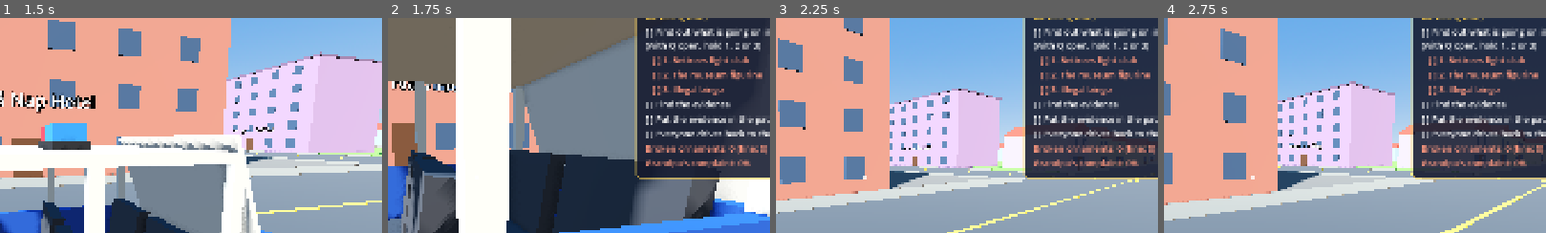
Above: before the commit, frames 1-4 (left to right).
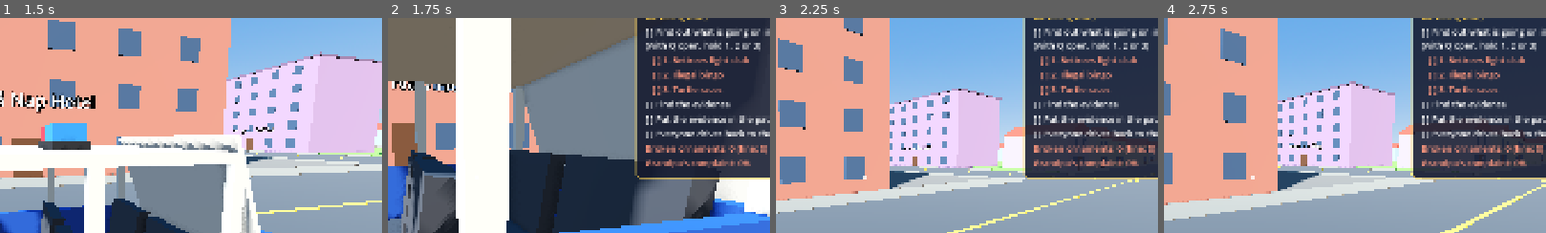
Above: after the commit, the same moments.

Repository: cristiangelini/BPD
Game: Godot game, scene res://scenes/levels/grandpa_house.tscn
The game is run twice, just before and just after one commit, with the same random seed, the same clock (stepped at 60 frames per second) and the same inputs. This scene is started directly instead of the project's main scene.
Inputs (mouse positions are % of the whole screen's width and height, from its top left):
- Up to frame 1 (1.5 s): tap Enter at 0.5 s; move the mouse to (72, 45) at 0.52 s; hold D (move_right) 0.53-1.28 s; hold R (ask) 0.53-1.28 s; click (72, 45) at 0.67 s; tap Space (jump) at 0.77, 1.07 s; tap T (radio) at 0.8, 1.35 s; move the mouse to (45, 50) at 1.27 s; hold W (move_forward) from 1.28 s (still down); click (45, 50) at 1.42 s
- Up to frame 2 (1.75 s): keep holding W (move_forward); tap Space (jump) at 1.52 s; tap Shift (run) at 1.55 s
- Up to frame 3 (2.25 s): keep holding W (move_forward); tap Space (jump) at 1.82 s; move the mouse to (52, 48) at 2.02 s; hold Shift (run) from 2.03 s (still down); click (52, 48) at 2.17 s
- Up to frame 4 (2.75 s): keep holding W (move_forward); keep holding Shift (run); tap E (use) at 2.3 s
The pictures show only the part of the screen within x 38-88%, y 13-63%; the shares and areas given below are measured in that part.

Frame 1 is identical in both runs. In frame 2, 0.8% of the frame differs, in the area x 74-98%, y 24-36%; in frame 3, 0.8%; in frame 4, 0.8%.

Commit message:
Grandpa story: the pirate radio
A 35 kg transmitter (1200) in a heavy hiding spot, found with the cop
radio: holding T shows static bars that grow near it. Three soap opera
tapes wait in the drawers.

Co-Authored-By: Claude Opus 5.5 (1M context) <noreply@anthropic.com>
Claude-Session: https://claude.ai/code/session_01UXwRy4nCUmp8Zcg5tBLZhH

Diff:
--- /dev/null
+++ b/scenes/case/radio_story.tres
@@ -0,0 +1,20 @@
+[gd_resource type="Resource" script_class="CaseStory" load_steps=5 format=3]
+
+[ext_resource type="Script" path="res://scripts/case/case_story.gd" id="1_story"]
+[ext_resource type="PackedScene" path="res://scenes/props/radio_transmitter.tscn" id="2_radio"]
+[ext_resource type="PackedScene" path="res://scenes/props/radio_tape.tscn" id="3_tape"]
+[ext_resource type="Script" path="res://scripts/case/radio_rig.gd" id="4_rig"]
+
+[resource]
+script = ExtResource("1_story")
+id = "radio"
+briefing = PackedStringArray("BRIEF_RIGHT", "BRIEF_RADIO_B", "BRIEF_RADIO_C", "BRIEF_RADIO_D")
+evidence = Array[PackedScene]([ExtResource("2_radio")])
+item_keys = PackedStringArray("transmitter")
+find_key = "OBJ_FIND_RADIO"
+heavy = Array[bool]([true])
+half_heights = Array[float]([0.25])
+drawer_evidence = ExtResource("3_tape")
+drawer_count = 3
+cat_item = 0
+rig = ExtResource("4_rig")
--- /dev/null
+++ b/scenes/props/radio_tape.tscn
@@ -0,0 +1,26 @@
+[gd_scene format=3]
+
+[ext_resource type="Script" path="res://scripts/props/evidence.gd" id="1"]
+[ext_resource type="PackedScene" path="res://assets/models/radio_tape.glb" id="2"]
+
+[sub_resource type="BoxShape3D" id="Shape"]
+size = Vector3(0.1, 0.017, 0.065)
+
+[node name="RadioTape" type="RigidBody3D"]
+collision_layer = 4
+collision_mask = 15
+mass = 0.2
+script = ExtResource("1")
+full_value = 80.0
+
+[node name="Shape" type="CollisionShape3D" parent="."]
+shape = SubResource("Shape")
+
+[node name="Model" parent="." instance=ExtResource("2")]
+
+[node name="ValueLabel" type="Label3D" parent="."]
+transform = Transform3D(1, 0, 0, 0, 1, 0, 0, 0, 1, 0, 0.12, 0)
+billboard = 1
+pixel_size = 0.004
+outline_size = 8
+text = "80"
--- /dev/null
+++ b/scenes/props/radio_transmitter.tscn
@@ -0,0 +1,26 @@
+[gd_scene format=3]
+
+[ext_resource type="Script" path="res://scripts/props/evidence.gd" id="1"]
+[ext_resource type="PackedScene" path="res://assets/models/radio_transmitter.glb" id="2"]
+
+[sub_resource type="BoxShape3D" id="Shape"]
+size = Vector3(0.7, 0.5, 0.45)
+
+[node name="RadioTransmitter" type="RigidBody3D"]
+collision_layer = 4
+collision_mask = 15
+mass = 35.0
+script = ExtResource("1")
+full_value = 1200.0
+
+[node name="Shape" type="CollisionShape3D" parent="."]
+shape = SubResource("Shape")
+
+[node name="Model" parent="." instance=ExtResource("2")]
+
+[node name="ValueLabel" type="Label3D" parent="."]
+transform = Transform3D(1, 0, 0, 0, 1, 0, 0, 0, 1, 0, 0.95, 0)
+billboard = 1
+pixel_size = 0.004
+outline_size = 8
+text = "1200"
--- /dev/null
+++ b/scripts/case/radio_rig.gd
@@ -0,0 +1,36 @@
+class_name RadioRig
+extends StoryRig
+
+## The pirate radio (historias.md): the grandpa broadcasts radio soap operas from a transmitter too heavy for one
+## cop. Holding the cop radio (T) crackles with static all over the house, and the closer the transmitter, the louder.
+
+## Evidence order in radio_story.tres: the transmitter.
+const TRANSMITTER := 0
+## Static bars go from 1 anywhere (the interference) to 5 right next to the transmitter (propuesta).
+const MAX_BARS := 5
+const BASE_BARS := 1
+## Further than this the static is just the interference (propuesta).
+const STATIC_RANGE := 15.0
+
+var listener: RadioStatic
+
+
+func setup(house: GrandpaHouse) -> void:
+	listener = RadioStatic.new()
+	listener.name = "RadioStatic"
+	listener.transmitter = house.evidence[TRANSMITTER]
+	house.add_child(listener)
+
+
+## How many static bars a cop radio picks up at `at`, with the transmitter at `transmitter`.
+static func static_level(at: Vector3, transmitter: Vector3) -> int:
+	var near := 1.0 - at.distance_to(transmitter) / STATIC_RANGE
+	return clampi(BASE_BARS + ceili(near * (MAX_BARS - BASE_BARS)), BASE_BARS, MAX_BARS)
+
+
+func extras(house: GrandpaHouse) -> Array[Dictionary]:
+	var car := house.car
+	var tapes := house.drawer_evidence
+	var delivered := tapes.filter(func(t: Evidence) -> bool: return car.is_delivered(t)).size()
+	return [{"text": house.tr("OBJ_EXTRA_TAPES") % [delivered, tapes.size()],
+		"done": not tapes.is_empty() and delivered == tapes.size()}]
--- /dev/null
+++ b/scripts/case/radio_static.gd
@@ -0,0 +1,82 @@
+class_name RadioStatic
+extends Node
+
+## The cop radio in the pirate radio story (RadioRig): while a cop holds the radio key, their screen shows the static
+## bars and they hear the hiss, louder the closer they are to the transmitter.
+
+const MIX_RATE := 22050
+## Hiss volume at 1 bar and at the most bars (propuesta).
+const QUIET_DB := -24.0
+const LOUD_DB := -4.0
+
+var transmitter: Node3D
+## Cop -> the label on their screen.
+var _labels: Dictionary = {}
+var _hiss: AudioStreamPlayer
+
+
+func _ready() -> void:
+	_hiss = AudioStreamPlayer.new()
+	_hiss.stream = hiss_sound()
+	add_child(_hiss)
+
+
+func _process(_delta: float) -> void:
+	var loudest := 0
+	for cop: Cop in get_tree().get_nodes_in_group("cops"):
+		if cop.input_enabled:
+			loudest = maxi(loudest, listen(cop, Input.is_action_pressed("radio")))
+	if loudest == 0:
+		_hiss.stop()
+		return
+	_hiss.volume_db = lerpf(QUIET_DB, LOUD_DB, float(loudest - 1) / (RadioRig.MAX_BARS - 1))
+	if not _hiss.playing:
+		_hiss.play()
+
+
+## Shows (on) or hides the static bars on this cop's screen; returns the bars shown, 0 when off.
+func listen(cop: Cop, on: bool) -> int:
+	var label: Label = _labels.get(cop)
+	if label == null:
+		label = _make_label()
+		cop.get_node("Hud").add_child(label)
+		_labels[cop] = label
+	label.visible = on and is_instance_valid(transmitter)
+	if not label.visible:
+		return 0
+	var bars := RadioRig.static_level(cop.global_position, transmitter.global_position)
+	label.text = tr("HUD_RADIO_STATIC") % ("■".repeat(bars) + "□".repeat(RadioRig.MAX_BARS - bars))
+	return bars
+
+
+func _make_label() -> Label:
+	var label := Label.new()
+	label.name = "RadioStatic"
+	label.set_anchors_preset(Control.PRESET_CENTER_TOP)
+	label.offset_left = -300.0
+	label.offset_right = 300.0
+	label.offset_top = 90.0
+	label.horizontal_alignment = HORIZONTAL_ALIGNMENT_CENTER
+	label.mouse_filter = Control.MOUSE_FILTER_IGNORE
+	label.add_theme_font_size_override("font_size", 30)
+	label.add_theme_constant_override("outline_size", 8)
+	label.add_theme_color_override("font_color", Color(0.7, 1.0, 0.75))
+	label.hide()
+	return label
+
+
+## A placeholder hiss until there's real sound: one second of looping noise.
+static func hiss_sound() -> AudioStreamWAV:
+	var data := PackedByteArray()
+	data.resize(MIX_RATE * 2)
+	var rng := RandomNumberGenerator.new()
+	rng.seed = 11
+	for i in MIX_RATE:
+		data.encode_s16(i * 2, int(rng.randf_range(-1.0, 1.0) * 9000.0))
+	var wav := AudioStreamWAV.new()
+	wav.format = AudioStreamWAV.FORMAT_16_BITS
+	wav.mix_rate = MIX_RATE
+	wav.loop_mode = AudioStreamWAV.LOOP_FORWARD
+	wav.loop_end = MIX_RATE
+	wav.data = data
+	return wav
--- a/scripts/levels/grandpa_house.gd
+++ b/scripts/levels/grandpa_house.gd
@@ -101,6 +101,8 @@
 const MUSEUM := preload("res://scenes/case/museum_story.tres")
 ## The care home dentures (historias.md): a chattering case of dentures, and a grandpa without his teeth.
 const DENTURES := preload("res://scenes/case/dentures_story.tres")
+## The pirate radio (historias.md): a transmitter for two cops, found by the static on the cop radio.
+const RADIO := preload("res://scenes/case/radio_story.tres")
 
 const NOTE_SCENE := preload("res://scenes/props/clue_note.tscn")
 const CAT_SCENE := preload("res://scenes/npc/cat.tscn")
@@ -127,7 +129,7 @@
 @export var case_seed := 0
 ## The stories this house can tell (historias.md). One is drawn with the seed unless `story` is set or the game runs
 ## with --story=<id>.
-const STORIES: Array[CaseStory] = [BINGO, TURTLES, MUSEUM, DENTURES]
+const STORIES: Array[CaseStory] = [BINGO, TURTLES, MUSEUM, DENTURES, RADIO]
 
 ## The story this raid tells; null draws one from STORIES.
 @export var story: CaseStory
--- /dev/null
+++ b/tests/unit/test_radio.gd
@@ -0,0 +1,62 @@
+extends GutTest
+
+## The pirate radio story (historias.md, "Radio pirata").
+
+const HOUSE_SCENE := preload("res://scenes/levels/grandpa_house.tscn")
+
+
+func _house() -> GrandpaHouse:
+	var house: GrandpaHouse = HOUSE_SCENE.instantiate()
+	house.case_seed = 21
+	house.story = GrandpaHouse.RADIO
+	house.get_node("Cop").input_enabled = false
+	add_child_autofree(house)
+	return house
+
+
+func test_the_transmitter_needs_two_cops_and_the_tapes_wait_in_drawers() -> void:
+	var house := _house()
+	await wait_physics_frames(5)
+	var transmitter := house.main_evidence()
+	assert_gt(transmitter.mass, GameScale.COP_CARRY_KG, "too heavy for one cop")
+	assert_true(GrandpaHouse.SPOTS[house.evidence_spots[RadioRig.TRANSMITTER]].heavy)
+	assert_eq(house.drawer_evidence.size(), 3)
+	assert_has(house.suspicions, "radio")
+
+
+func test_the_static_grows_near_the_transmitter() -> void:
+	var at := Vector3(3, 0, 4)
+	assert_eq(RadioRig.static_level(at, at), RadioRig.MAX_BARS, "right next to it")
+	assert_eq(RadioRig.static_level(at + Vector3(40, 0, 0), at), RadioRig.BASE_BARS, "the interference is everywhere")
+	var near := RadioRig.static_level(at + Vector3(4, 0, 0), at)
+	var far := RadioRig.static_level(at + Vector3(10, 0, 0), at)
+	assert_gt(near, far)
+	assert_gt(far, RadioRig.BASE_BARS)
+
+
+func test_the_cop_radio_shows_the_bars_only_while_held() -> void:
+	TranslationServer.set_locale("es")
+	var house := _house()
+	await wait_physics_frames(2)
+	var listener: RadioStatic = house.get_node("RadioStatic")
+	var cop: Cop = house.get_node("Cop")
+	cop.global_position = house.main_evidence().global_position + Vector3(0, 0, 1)
+	assert_eq(listener.listen(cop, true), RadioRig.MAX_BARS)
+	var label: Label = cop.get_node("Hud/RadioStatic")
+	assert_true(label.visible)
+	assert_eq(label.text, "Radio: estática ■■■■■")
+	assert_eq(listener.listen(cop, false), 0)
+	assert_false(label.visible)
+
+
+func test_the_transmitter_in_the_trunk_solves_the_case() -> void:
+	var house := _house()
+	await wait_physics_frames(10)
+	var transmitter := house.main_evidence()
+	transmitter.global_position = house.car.to_global(Vector3(0, 0.9, -1.7))
+	transmitter.linear_velocity = Vector3.ZERO
+	await wait_physics_frames(20)
+	assert_true(house.car.is_delivered(transmitter))
+	assert_true(house.mark(house.suspicions.find("radio")))
+	house.car.enter(house.get_node("Cop"))
+	assert_true(house.raid.case_solved)
--- a/translations/texts.csv
+++ b/translations/texts.csv
@@ -314,3 +314,10 @@
 NOTE_ITEM_dentures,La valija de dientes,The teeth case,A mala dos dentes
 NOTE_ITEM_clients,La lista de clientes,The client list,A lista de clientes
 FX_CLACK,*clac clac*,*clack clack*,*clac clac*
+BRIEF_RADIO_B,"Todas las noches, a las once, una radio pirata pisa la señal del noticiero con una radionovela de amor. La voz del locutor es igualita a la del abuelo.","Every night at eleven, a pirate radio drowns out the news with a romance soap opera. The announcer sounds just like the grandpa.","Toda noite, às onze, uma rádio pirata atropela o sinal do noticiário com uma radionovela de amor. A voz do locutor é igualzinha à do vovô."
+BRIEF_RADIO_C,"Traigan el transmisor en el baúl del patrullero: sin eso no hay caso. Pesa como un ropero, así que levántenlo entre dos. Mantengan T apretada: cerca del transmisor la radio hace más estática.","Bring the transmitter back in the patrol car's trunk: without it there's no case. It weighs like a wardrobe, so lift it together. Hold T: the radio crackles louder near the transmitter.","Tragam o transmissor no porta-malas da viatura: sem isso não tem caso. Pesa como um guarda-roupa, então levantem em dois. Segurem T: perto do transmissor o rádio chia mais."
+BRIEF_RADIO_D,"Si encuentran las cintas de la radionovela, mejor: todo suma. Están en los cajones, y el capítulo final no lo escuchó nadie.","If you find the soap opera tapes, even better: it all adds up. They're in the drawers, and nobody has heard the final episode.","Se acharem as fitas da radionovela, melhor: tudo soma. Estão nas gavetas, e o capítulo final ninguém ouviu."
+OBJ_FIND_RADIO,Encontrar el transmisor (sigue la estática con T),Find the transmitter (follow the static with T),Achar o transmissor (siga a estática com T)
+OBJ_EXTRA_TAPES,"Extra: cintas (%d de %d), en los cajones","Extra: tapes (%d of %d), in the drawers","Extra: fitas (%d de %d), nas gavetas"
+NOTE_ITEM_transmitter,La radio de las once,The eleven o'clock radio,O rádio das onze
+HUD_RADIO_STATIC,Radio: estática %s,Radio: static %s,Rádio: estática %s
Binary file added: assets/models/radio_tape.glb
Not shown, added: assets/models/radio_tape.glb.import
Binary file added: assets/models/radio_transmitter.glb
Not shown, added: assets/models/radio_transmitter.glb.import
Not shown, added: scripts/case/radio_rig.gd.uid
Not shown, added: scripts/case/radio_static.gd.uid
Not shown, added: tests/unit/test_dentures.gd.uid
Not shown, changed: CHANGELOG.md
Not shown, changed: docs/diseno/historias.md
Not shown, added: tools/modelgen/models/radio.js
